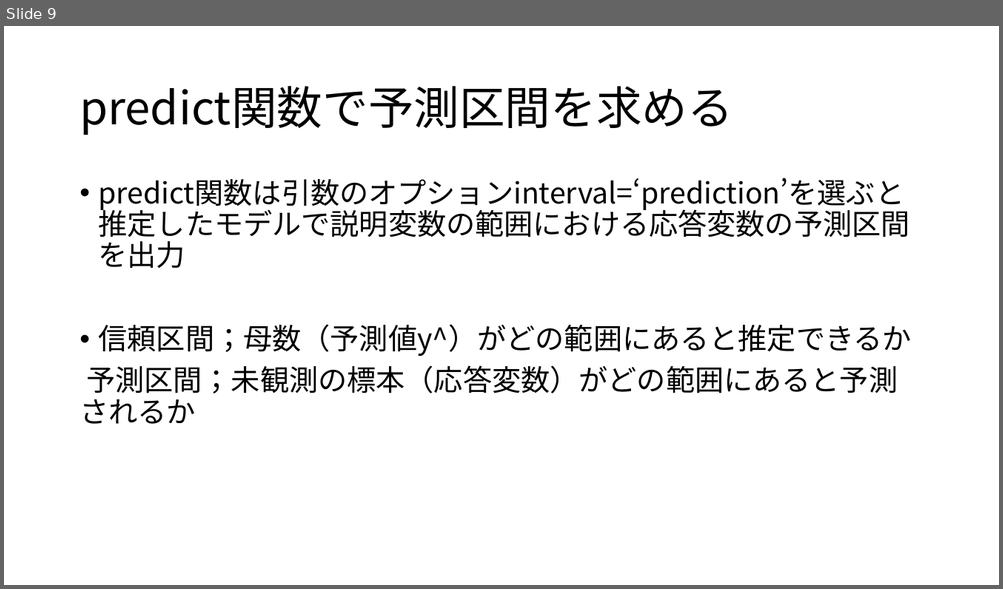
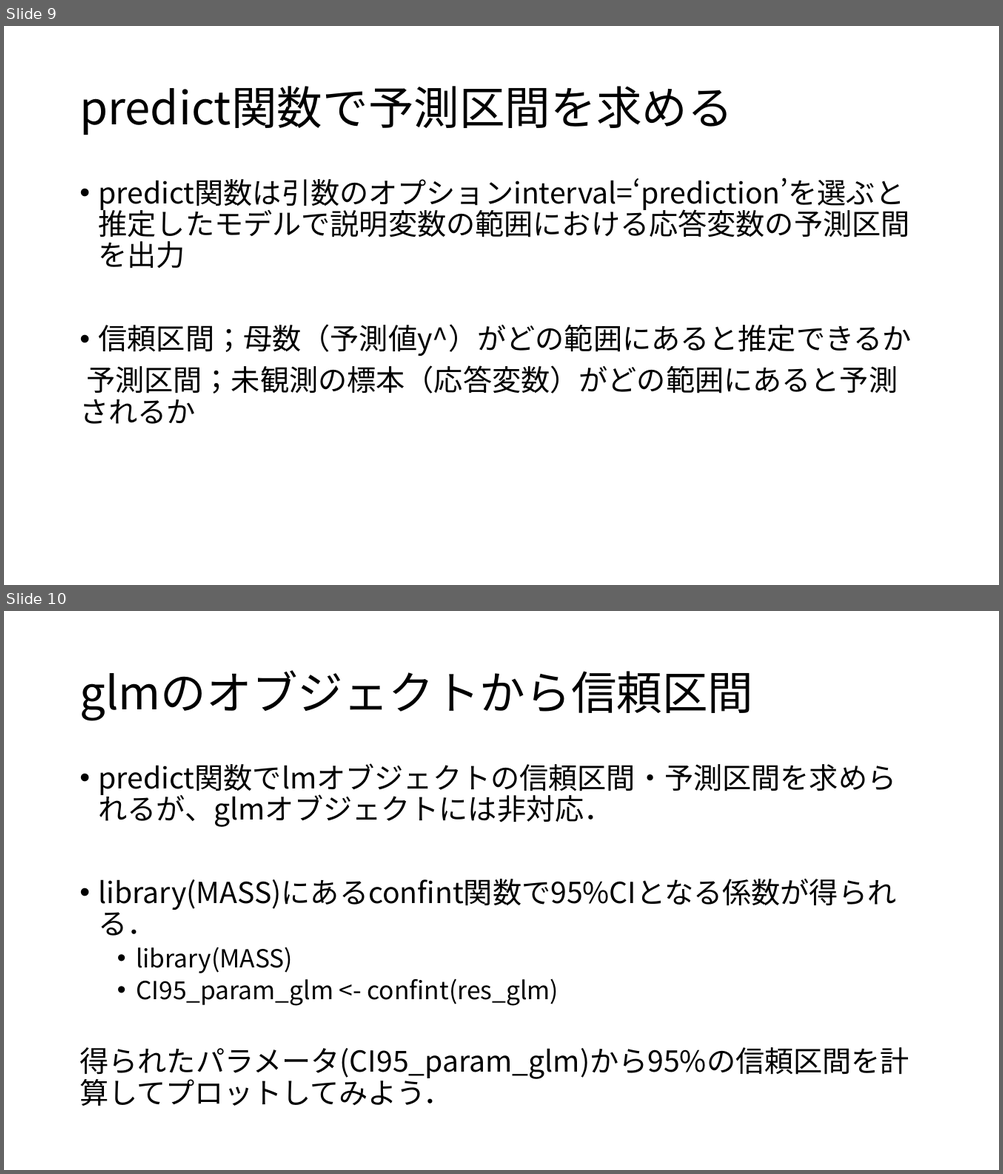
Before and after one commit to KoHMB/Shigen_kensyu_FRA, a slide deck: R/スライド/第23回.pptx. Shown one above the other, each under a label of ours: slide 9 before the commit, slides 9 and 10 after it. The pictures are 1003x589 and 1003x1174 pixels, drawn with LibreOffice and Linux fonts; fonts in the diff are those of the drawing. Boxes give left, top, right and bottom in pixels: in the first picture for what was removed or moved away, otherwise in the second. Text is boxed around its words. In the diff, an @@ line names an element or a change of style, - is before the commit and + after.

```diff
--- a/R/スライド/第23回.pptx
+++ b/R/スライド/第23回.pptx
@@ slide 10 added at <box>4,611,999,1170</box>, background #FFFFFF @@
@@ title added at <box>79,670,753,721</box>, 44 pt, text #000000 @@
+glmのオブジェクトから信頼区間
@@ text added at <box>79,763,909,1106</box>, 28 pt, text #000000 @@
+• predict関数でlmオブジェクトの信頼区間・予測区間を求められるが、glmオブジェクトには非対応．
+• library(MASS)にあるconfint関数で95%CIとなる係数が得られる．
+  • library(MASS)
+  • CI95_param_glm <- confint(res_glm)
+得られたパラメータ(CI95_param_glm)から95%の信頼区間を計算してプロットしてみよう．
```
Also in this commit, not shown: 1 slide changed, 12 other files.
